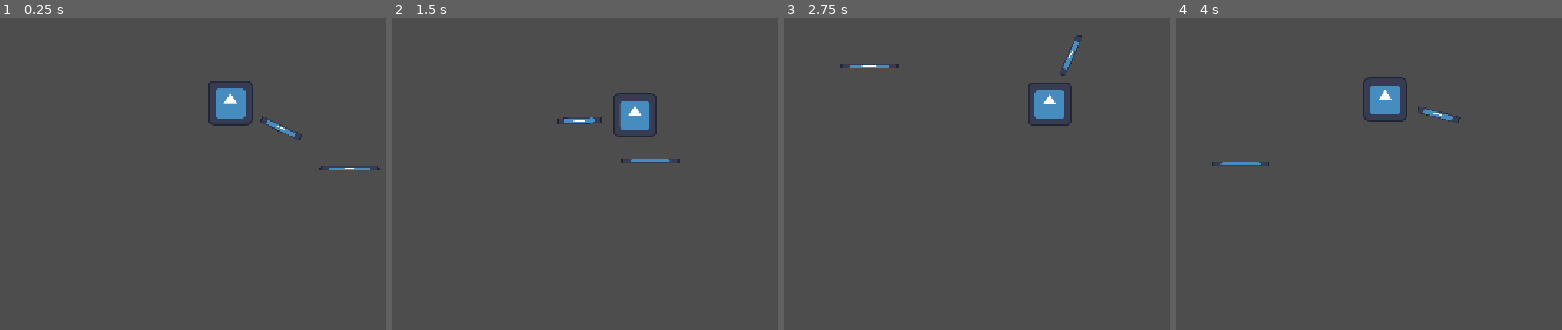
Above: before the commit, frames 1-4 (left to right).
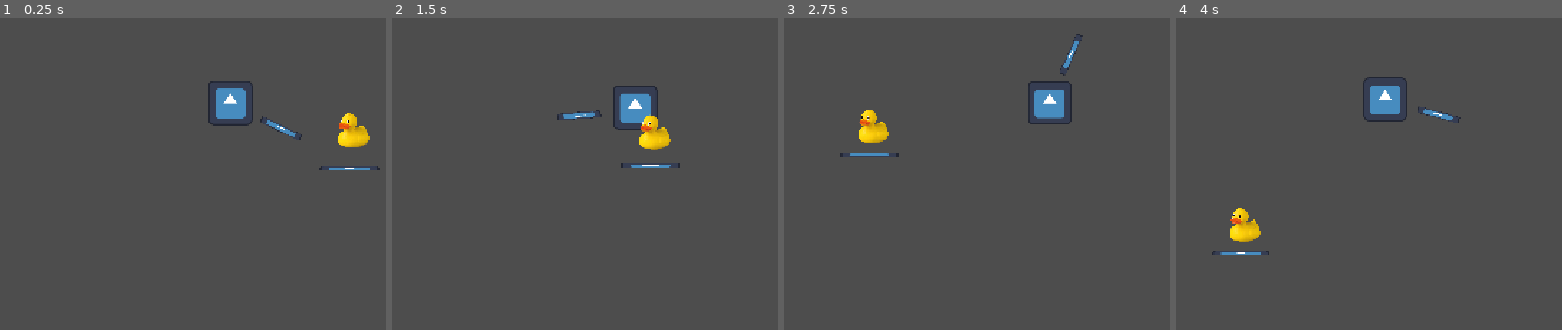
Above: after the commit, the same moments.

Repository: arrowira/shrine2Cjam
Game: Godot game, scene res://Scenes/main.tscn
Two runs of this game, one before a commit and one after it. Both use one fixed random seed, a clock stepped at 60 frames per second and the inputs below. The engine's default icon, where the game draws it, is replaced by a stand-in: a white triangle on a blue panel in a dark square.
Inputs (mouse positions are in pixels of both pictures, inside the frame that each line leads up to):
- Up to frame 1 (0.25 s): no input
- Up to frame 2 (1.5 s): tap Enter at 0.5 s; move the mouse to (outside the picture) at 0.52 s; hold Right (right) 0.53-1.28 s; click (outside the picture) at 0.6 s; move the mouse to (461, 127) at 1.27 s; hold Down (down) from 1.28 s (still down); right-click (461, 127) at 1.35 s
- Up to frame 3 (2.75 s): move the mouse to (outside the picture) at 2.02 s; release Down (down) at 2.03 s; hold Right (right) from 2.03 s (still down); tap Space (dash) at 2.1 s
- Up to frame 4 (4 s): move the mouse to (1365, 195) at 2.77 s; release Right (right) at 2.78 s; hold Up (up) 2.78-3.53 s; click (1365, 195) at 2.85 s; move the mouse to (outside the picture) at 3.52 s; hold Left (left) from 3.53 s (still down); right-click (outside the picture) at 3.6 s

The runs differ from the first frame. In frame 1, 0.6% of the frame differs, in the area x 87-96%, y 30-42%; in frame 2, 1.8%, in the area x 42-75%, y 21-49%; in frame 3, 1.1%; in frame 4, 0.8%.

Commit message:
made a crate

Diff:
--- /dev/null
+++ b/shrine-jam/Scenes/Crate.tscn
@@ -0,0 +1,30 @@
+[gd_scene format=3 uid="uid://c4ftawiscrqxd"]
+
+[ext_resource type="Script" uid="uid://fwadwtejrrie" path="res://scripts/crate.gd" id="1_7msr7"]
+[ext_resource type="Texture2D" uid="uid://bcrmqo8vjkb16" path="res://Sprites/rubberduck.png" id="1_qgfyo"]
+
+[sub_resource type="RectangleShape2D" id="RectangleShape2D_k3uy8"]
+size = Vector2(85, 88)
+
+[sub_resource type="RectangleShape2D" id="RectangleShape2D_30ejj"]
+
+[node name="crate" type="CharacterBody2D" unique_id=321113436]
+script = ExtResource("1_7msr7")
+
+[node name="Area2D" type="Area2D" parent="." unique_id=1091124357]
+
+[node name="CollisionShape2D" type="CollisionShape2D" parent="Area2D" unique_id=841952730]
+position = Vector2(-4.5, 3)
+shape = SubResource("RectangleShape2D_k3uy8")
+
+[node name="Hitable" type="Node" parent="Area2D" unique_id=910000030]
+
+[node name="Sprite2D" type="Sprite2D" parent="." unique_id=1169161425]
+scale = Vector2(0.1, 0.1)
+texture = ExtResource("1_qgfyo")
+
+[node name="CollisionShape2D" type="CollisionShape2D" parent="." unique_id=1088153201]
+position = Vector2(1, 0)
+shape = SubResource("RectangleShape2D_30ejj")
+
+[connection signal="area_entered" from="Area2D" to="." method="_on_area_2d_area_entered"]
--- a/shrine-jam/Scenes/main.tscn
+++ b/shrine-jam/Scenes/main.tscn
@@ -2,6 +2,7 @@
 
 [ext_resource type="PackedScene" uid="uid://d0v0l1p4dt5s4" path="res://Scenes/player.tscn" id="1_jjgbg"]
 [ext_resource type="Texture2D" uid="uid://dkijon0mpp4ce" path="res://Sprites/icon.svg" id="2_bo1nx"]
+[ext_resource type="PackedScene" uid="uid://c4ftawiscrqxd" path="res://Scenes/Crate.tscn" id="3_8gbba"]
 
 [node name="Main" type="Node2D" unique_id=1040881665]
 
@@ -12,3 +13,6 @@
 position = Vector2(383, 212.5)
 scale = Vector2(1.328125, 0.101562515)
 texture = ExtResource("2_bo1nx")
+
+[node name="crate" parent="." unique_id=962199919 instance=ExtResource("3_8gbba")]
+position = Vector2(396, 103)
--- a/shrine-jam/Scenes/player.tscn
+++ b/shrine-jam/Scenes/player.tscn
@@ -61,6 +61,7 @@
 [node name="DashTimer" type="Timer" parent="." unique_id=104270541]
 one_shot = true
 
+[connection signal="area_entered" from="SwordPivot/SwingPivot/SwordHurtBox" to="SwordPivot" method="_on_sword_hurt_box_area_entered"]
 [connection signal="timeout" from="SwordPivot/ComboTimer" to="SwordPivot" method="_on_combo_timer_timeout"]
 [connection signal="timeout" from="SwordPivot/ReturnTimer" to="SwordPivot" method="_on_return_timer_timeout"]
 [connection signal="timeout" from="SwordPivot/ParryTimer" to="SwordPivot" method="_on_parry_timer_timeout"]
--- /dev/null
+++ b/shrine-jam/scripts/crate.gd
@@ -0,0 +1,12 @@
+extends CharacterBody2D
+
+
+func _process(delta: float) -> void:
+	velocity *= 0.9
+	move_and_slide()
+
+
+
+func _on_area_2d_area_entered(area: Area2D) -> void:
+	if area.name == "SwordHurtBox":
+		velocity = (get_tree().current_scene.playerPos-global_position).normalized * 5
--- a/shrine-jam/scripts/sword.gd
+++ b/shrine-jam/scripts/sword.gd
@@ -3,6 +3,7 @@
 @onready var weaponRotDynamics: DynamicsSolver = Dynamics.create_dynamics(8.0, 0.8, 2.0)
 var pivotDeg = 0
 var returning = false
+var isSwinging = false
 # Called when the node enters the scene tree for the first time.
 func _ready() -> void:
 	pass # Replace with function body.
@@ -17,6 +18,8 @@
 		if $SwingPivot.position.y != 0:
 			$SwingPivot.position.y = -80*returnMod
 	else:
+		var h = $ComboTimer.wait_time-$ComboTimer.time_left
+		isSwinging = h<0.2
 		$SwingPivot.rotation_degrees = weaponRotDynamics.update(pivotDeg)
 
 var attack = 0
@@ -57,10 +60,3 @@
 
 func _on_block_timer_timeout() -> void:
 	r()
-
-
-func _on_sword_hurt_box_area_entered(area: Area2D) -> void:
-	if area.get_node("Hitable") != null:
-		var h = $ComboTimer.wait_time-$ComboTimer.time_left
-		if h<0.2:
-			print("hit")
Binary file added: shrine-jam/Sprites/rubberduck.png
Not shown, added: shrine-jam/Sprites/rubberduck.png.import
Not shown, added: shrine-jam/scripts/crate.gd.uid
